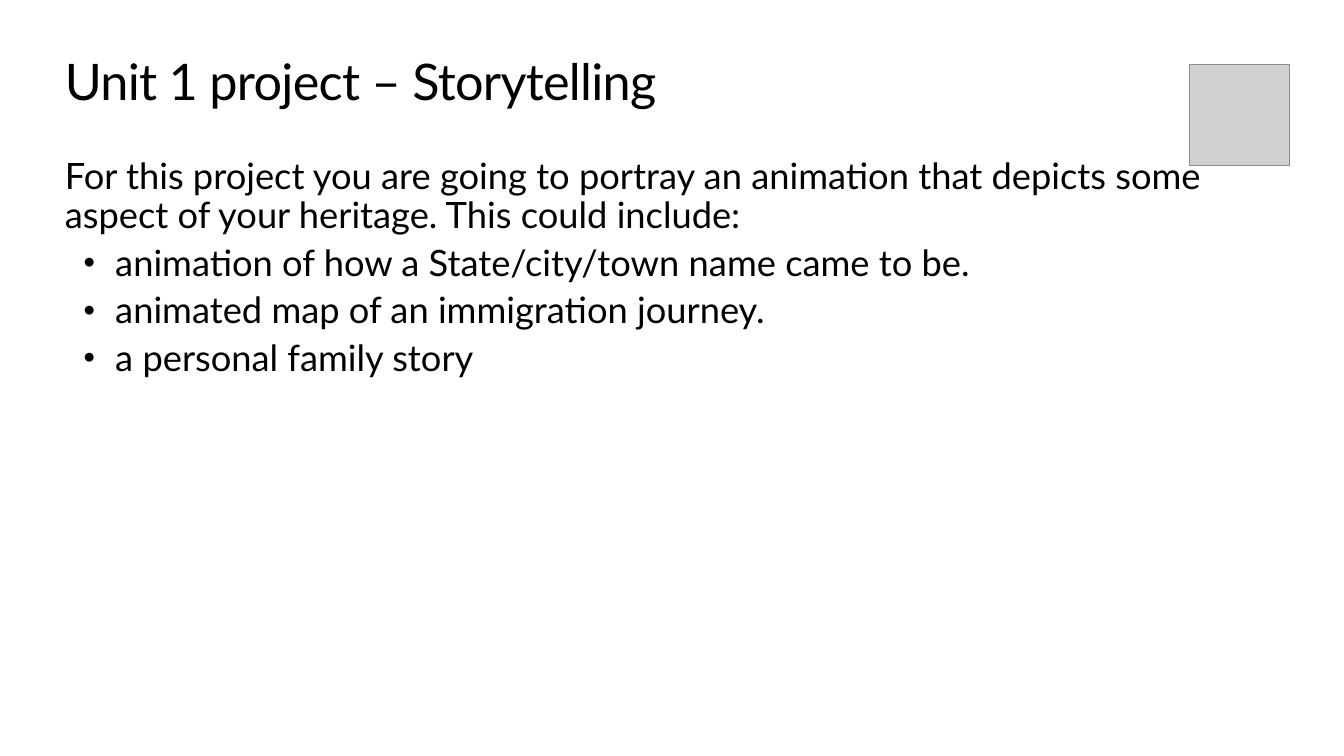
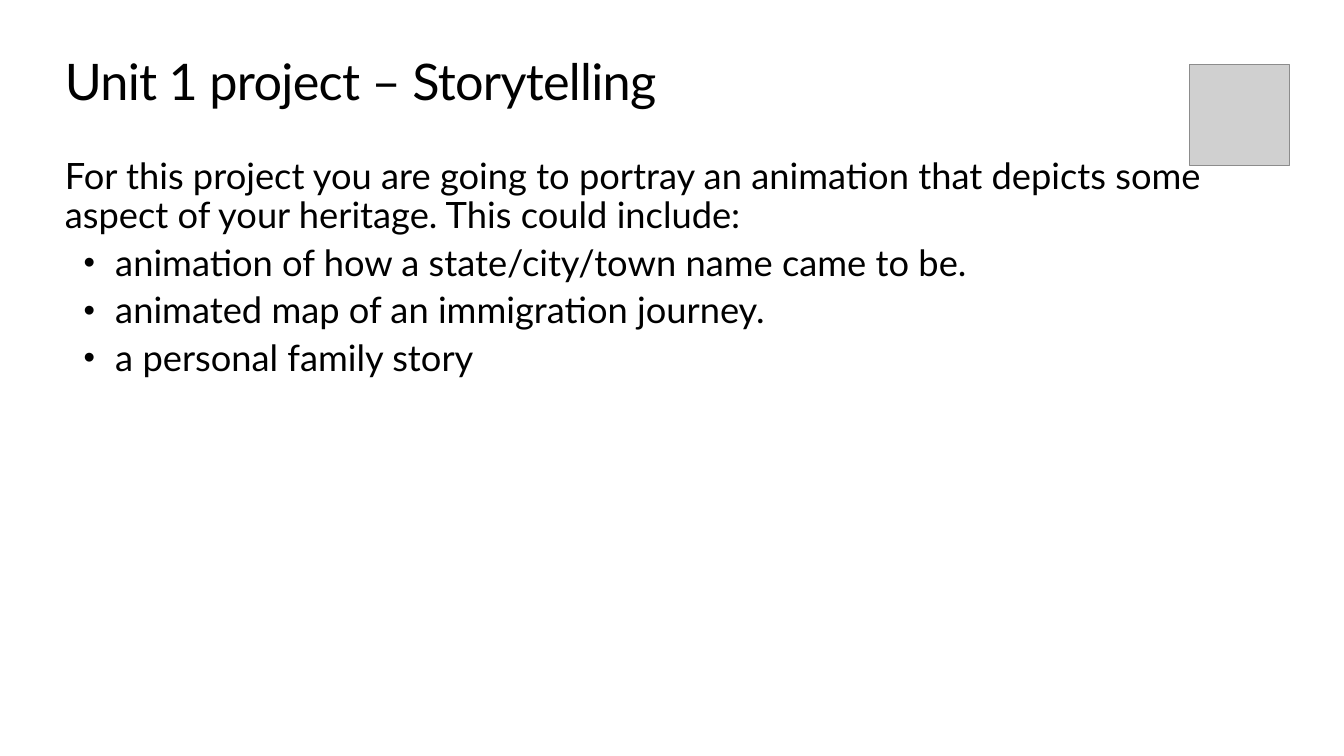
Before and after one commit to TEALSK12/introduction-to-computer-science, a slide deck: slide 5 of slidedecks/TEALS SNAP 1.5.pptx (slide 6 before the commit). Drawn at 1344x756 pixels with LibreOffice and Linux fonts; fonts in the diff are those of the drawing; grey boxes stand for pictures; background and template pictures are left out. Boxes give left, top, right and bottom in pixels: in the first picture for what was removed or moved away, otherwise in the second. Text is boxed around its words. In the diff, an @@ line names an element or a change of style, - is before the commit and + after.

Commit message:
Unit 1 steady state updates

```diff
--- a/slidedecks/TEALS SNAP 1.5.pptx
+++ b/slidedecks/TEALS SNAP 1.5.pptx
@@ text at [115, 249, 966, 283]: text changed @@
-• animation of how a State/city/town name came to be.
+• animation of how a state/city/town name came to be.
```
Also in this commit, not shown: 2 other slides changed, 1 slide added, 2 slides removed, 11 other files.
